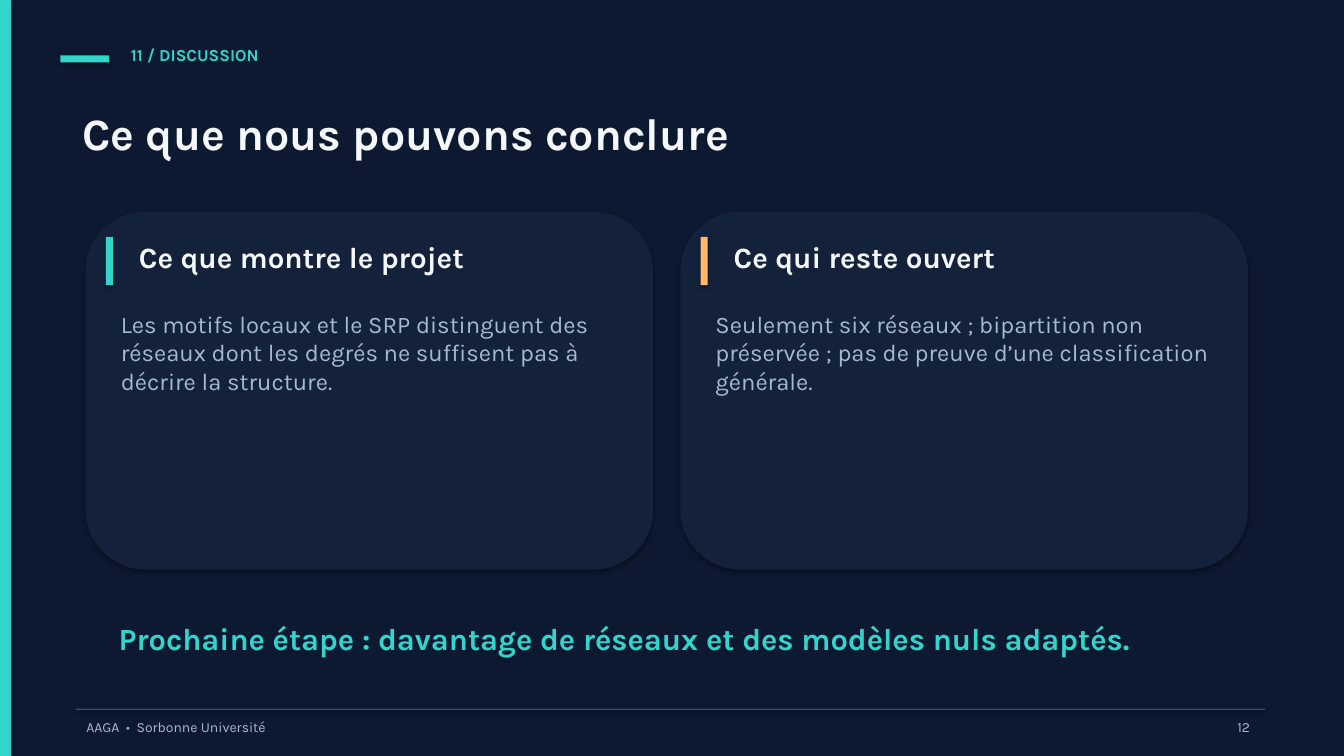
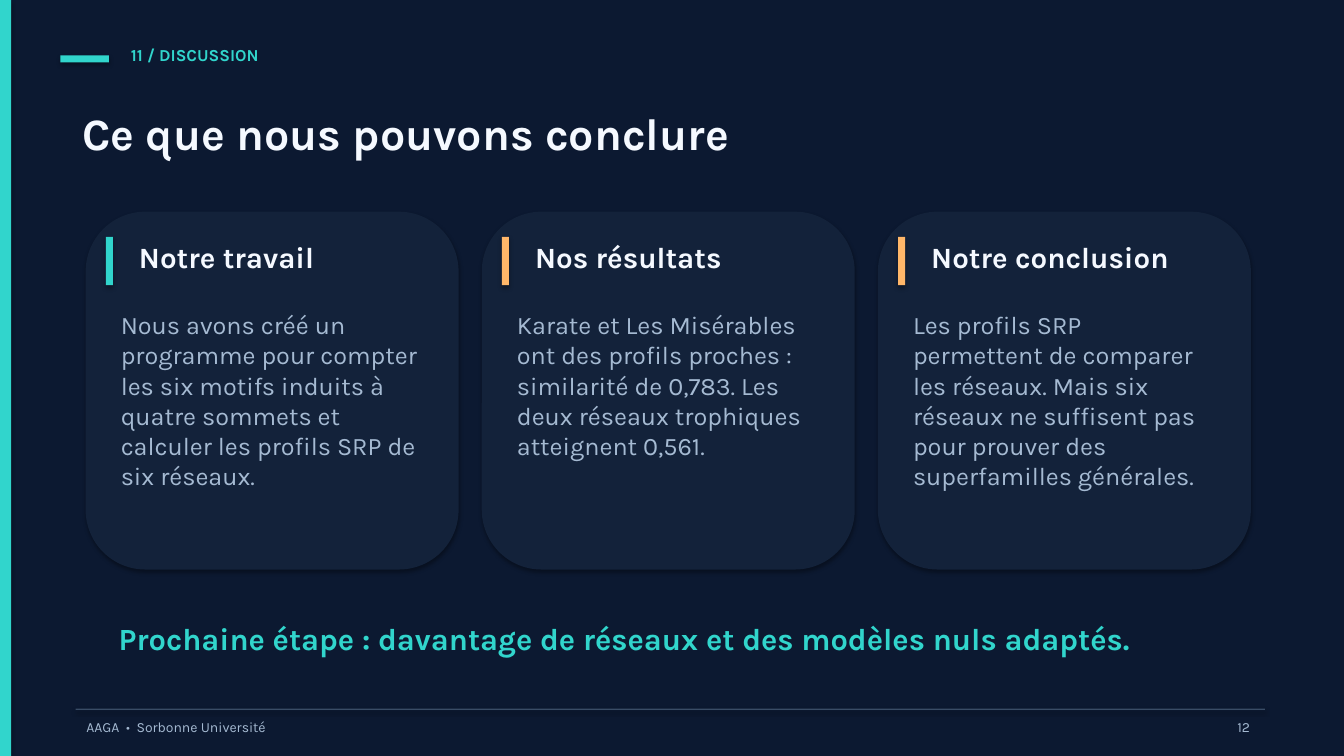
Before and after one commit to rockbassil/agaa-project, a slide deck: slide 12 of Presentation.pptx. Drawn at 1344x756 pixels with LibreOffice and Linux fonts; fonts in the diff are those of the drawing. Boxes give left, top, right and bottom in pixels: in the first picture for what was removed or moved away, otherwise in the second. Text is boxed around its words. In the diff, an @@ line names an element or a change of style, - is before the commit and + after.

Commit message:
updated presentation

```diff
--- a/Presentation.pptx
+++ b/Presentation.pptx
@@ rounded rectangle: place and size @@
-rounded rectangle at [86, 212, 653, 570]
+rounded rectangle at [86, 212, 459, 570]
@@ rounded rectangle added at [482, 212, 855, 570], fill #13223A @@
@@ rectangle added at [502, 237, 509, 285], fill #FFB769 @@
@@ rounded rectangle: place and size @@
-rounded rectangle at [681, 212, 1248, 570]
+rounded rectangle at [878, 212, 1251, 570]
@@ rectangle: place and size @@
-rectangle at [701, 237, 708, 285]
+rectangle at [898, 237, 905, 285]
@@ text at [139, 247, 314, 269]: text changed @@
-Ce que montre le projet
+Notre travail
@@ text added at [535, 245, 722, 269], 21 pt, text #F5F9FF, bold @@
+Nos résultats
@@ text at [931, 247, 1169, 269]: text changed @@
-Ce qui reste ouvert
+Notre conclusion
@@ text at [121, 315, 417, 485]: text changed; size 17 to 18 pt @@
-Les motifs locaux et le SRP distinguent des réseaux dont les degrés ne suffisent pas à décrire la structure.
+Nous avons créé un programme pour compter les six motifs induits à quatre sommets et calculer les profils SRP de six réseaux.
@@ text added at [517, 315, 801, 461], 18 pt, text #A5BAD2 @@
+Karate et Les Misérables ont des profils proches : similarité de 0,783. Les deux réseaux trophiques atteignent 0,561.
@@ text at [913, 316, 1195, 491]: text changed; size 17 to 18 pt @@
-Seulement six réseaux ; bipartition non préservée ; pas de preuve d’une classification générale.
+Les profils SRP permettent de comparer les réseaux. Mais six réseaux ne suffisent pas pour prouver des superfamilles générales.
```
